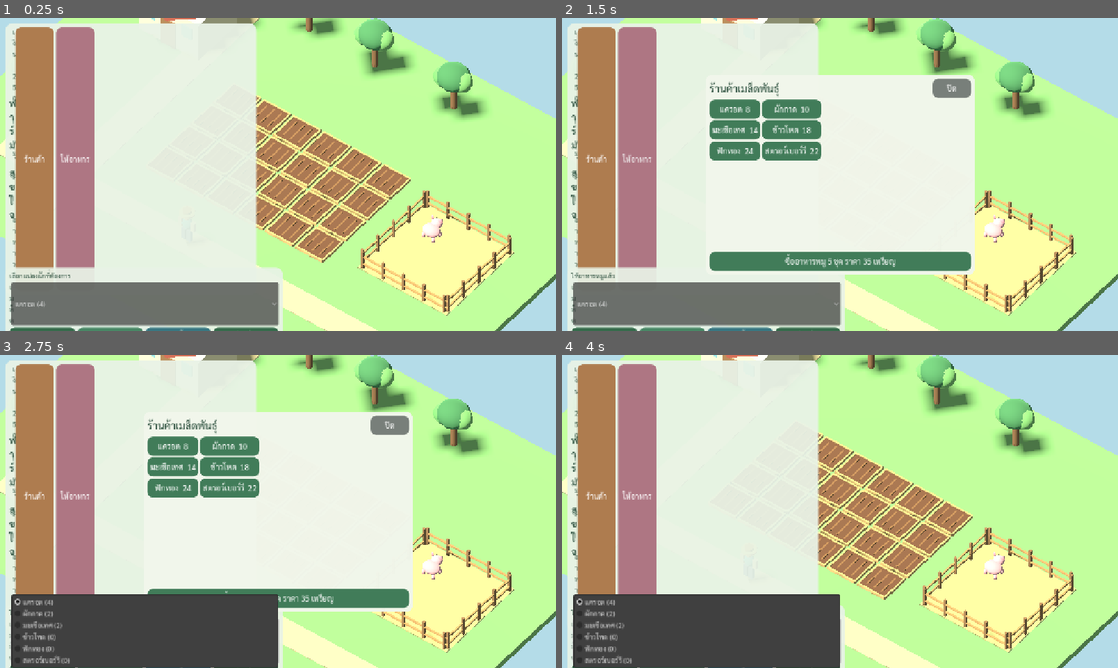
Above: before the commit, frames 1-4 (two rows, left to right).
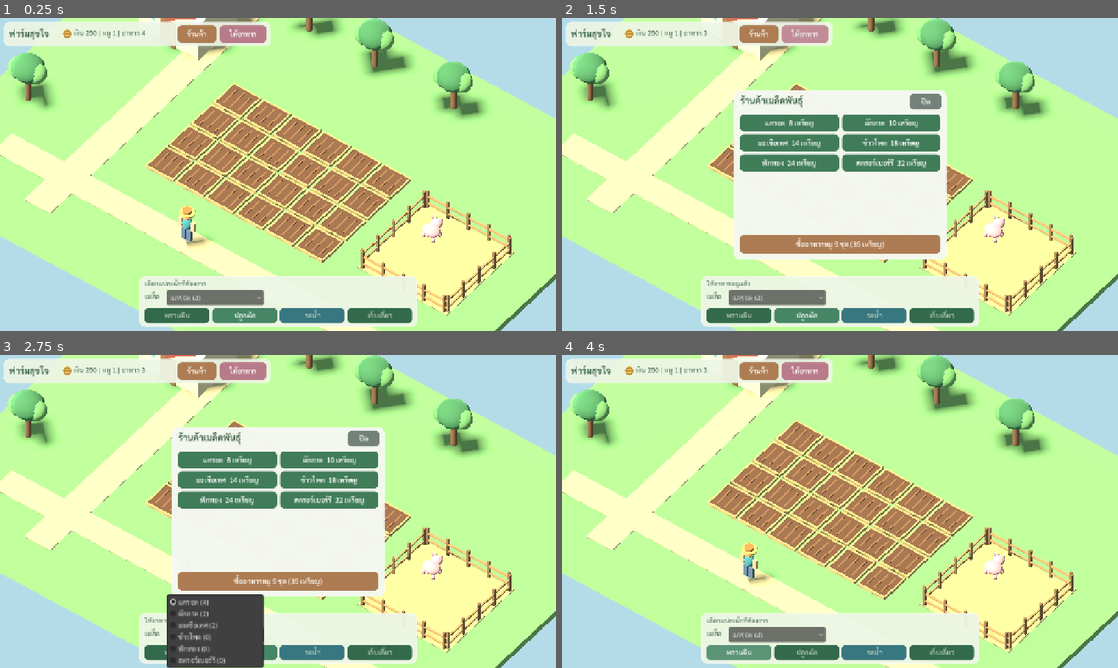
Above: after the commit, the same moments.

Repository: redfullmoon209-debug/happy-farm
Game: Godot game, scene res://scenes/Main.tscn
Same seed, same stepped clock (60 frames per second), same inputs: the game is played once before the commit and once after it.
Inputs (mouse positions are in pixels of both pictures, inside the frame that each line leads up to):
- Up to frame 1 (0.25 s): no input
- Up to frame 2 (1.5 s): click "ร้านค้า" at 0.5 s; click "ให้อาหาร" at 1.25 s
- Up to frame 3 (2.75 s): click "แครอต (4)" at 2 s
- Up to frame 4 (4 s): click "ปิด" at 2.75 s; click (739, 652) at 3.5 s, where only the run after the commit has a clickable "พรวนดิน"

The runs differ from the first frame. In frame 1, 47% of the frame differs, in the area x 0-75%, y 1-100%; in frame 2, 53%; in frame 3, 51%; in frame 4, 48%.

Commit message:
Make fixed-size responsive HUD and shop; prevent massive stretched UI panels

Diff:
--- a/scripts/Game.gd
+++ b/scripts/Game.gd
@@ -60,13 +60,22 @@
 var status_label: Label
 var money_label: Label
 var seed_select: OptionButton
-var shop_panel: PanelContainer
+var shop_panel: Panel
 var action_buttons: Dictionary = {}
 var run_button: Button
 var jump_button: Button
-var ui_top: PanelContainer
-var ui_bottom: PanelContainer
+var ui_top: Panel
+var ui_bottom: Panel
 var touch_controls: bool = false
+var title_label: Label
+var shop_button: Button
+var feed_button: Button
+var seed_caption: Label
+var shop_heading: Label
+var shop_close: Button
+var shop_feed: Button
+var shop_scroll: ScrollContainer
+var shop_grid: GridContainer
 var message: String = "เลือกเครื่องมือ แล้วแตะแปลงผัก"
 
 func _ready() -> void:
@@ -481,200 +490,210 @@
 func text_label(txt: String, font_size: int, color: Color = Color("#284c3a")) -> Label:
     var label: Label = Label.new()
     label.text = txt
-    label.add_theme_font_override("font",THAI)
-    label.add_theme_font_size_override("font_size",font_size)
-    label.add_theme_color_override("font_color",color)
-    label.autowrap_mode = TextServer.AUTOWRAP_WORD_SMART
+    label.add_theme_font_override("font", THAI)
+    label.add_theme_font_size_override("font_size", font_size)
+    label.add_theme_color_override("font_color", color)
+    label.autowrap_mode = TextServer.AUTOWRAP_OFF
+    label.clip_text = true
+    label.mouse_filter = Control.MOUSE_FILTER_IGNORE
     return label
 
-func btn(txt: String, callback: Callable, background: Color=Color("#417c59")) -> Button:
+func btn(txt: String, callback: Callable, background: Color = Color("#417c59")) -> Button:
     var b: Button = Button.new()
     b.text = txt
     b.focus_mode = Control.FOCUS_NONE
-    b.custom_minimum_size = Vector2(88,44)
-    b.add_theme_font_override("font",THAI)
-    b.add_theme_font_size_override("font_size",18)
-    b.add_theme_color_override("font_color",Color.WHITE)
+    b.custom_minimum_size = Vector2.ZERO
+    b.add_theme_font_override("font", THAI_BOLD)
+    b.add_theme_font_size_override("font_size", 16)
+    b.add_theme_color_override("font_color", Color.WHITE)
+    b.clip_text = true
     var style: StyleBoxFlat = StyleBoxFlat.new()
     style.bg_color = background
-    style.set_corner_radius_all(13)
-    style.set_content_margin_all(6)
-    b.add_theme_stylebox_override("normal",style)
-    b.add_theme_stylebox_override("hover",style)
-    b.add_theme_stylebox_override("pressed",style)
+    style.set_corner_radius_all(10)
+    style.set_content_margin_all(3)
+    b.add_theme_stylebox_override("normal", style)
+    var hover: StyleBoxFlat = style.duplicate()
+    hover.bg_color = background.lightened(0.12)
+    b.add_theme_stylebox_override("hover", hover)
+    var down: StyleBoxFlat = style.duplicate()
+    down.bg_color = background.darkened(0.13)
+    b.add_theme_stylebox_override("pressed", down)
+    b.add_theme_stylebox_override("focus", StyleBoxEmpty.new())
     b.pressed.connect(callback)
     return b
 
-func panel(color: Color) -> PanelContainer:
-    var p: PanelContainer = PanelContainer.new()
+func panel(color: Color) -> Panel:
+    # Panel (not PanelContainer) never enlarges itself to fit its children.
+    var p: Panel = Panel.new()
     var style: StyleBoxFlat = StyleBoxFlat.new()
     style.bg_color = color
-    style.set_corner_radius_all(16)
-    style.set_content_margin_all(9)
-    p.add_theme_stylebox_override("panel",style)
+    style.set_corner_radius_all(13)
+    style.set_content_margin_all(0)
+    style.border_width_left = 1
+    style.border_width_top = 1
+    style.border_width_right = 1
+    style.border_width_bottom = 1
+    style.border_color = Color(1.0, 1.0, 1.0, 0.36)
+    p.add_theme_stylebox_override("panel", style)
+    p.mouse_filter = Control.MOUSE_FILTER_IGNORE
     return p
+
+func set_box(node: Control, x: float, y: float, w: float, h: float) -> void:
+    node.set_anchors_preset(Control.PRESET_TOP_LEFT)
+    node.position = Vector2(x, y)
+    node.size = Vector2(w, h)
 
 func build_ui() -> void:
     touch_controls = DisplayServer.is_touchscreen_available() or OS.has_feature("web_android") or OS.has_feature("web_ios")
     var layer: CanvasLayer = CanvasLayer.new()
     layer.layer = 4
     add_child(layer)
+
     ui = Control.new()
     ui.set_anchors_and_offsets_preset(Control.PRESET_FULL_RECT)
     ui.mouse_filter = Control.MOUSE_FILTER_IGNORE
     layer.add_child(ui)
-    ui_top = panel(Color("#e8f2e6f0"))
-    ui_top.set_anchors_and_offsets_preset(Control.PRESET_TOP_LEFT)
-    ui_top.size_flags_horizontal = Control.SIZE_SHRINK_BEGIN
+
+    # Compact information card: fixed dimensions, never stretched by labels.
+    ui_top = panel(Color("#edf5e5ed"))
     ui.add_child(ui_top)
-    var row: HBoxContainer = HBoxContainer.new()
-    row.add_theme_constant_override("separation",6)
-    ui_top.add_child(row)
-    var title: Label = text_label("ฟาร์มสุขใจ",21)
-    title.add_theme_font_override("font",THAI_BOLD)
-    row.add_child(title)
-    money_label = text_label("",16)
-    row.add_child(money_label)
-    row.add_child(btn("ร้านค้า",show_shop,Color("#ae7c4f")))
-    row.add_child(btn("ให้อาหาร",give_feed,Color("#ae7683")))
-    ui_bottom = panel(Color("#e8f2e6ed"))
-    ui_bottom.set_anchors_and_offsets_preset(Control.PRESET_BOTTOM_LEFT)
-    ui_bottom.size_flags_horizontal = Control.SIZE_SHRINK_BEGIN
+    title_label = text_label("ฟาร์มสุขใจ", 20, Color("#315941"))
+    title_label.add_theme_font_override("font", THAI_BOLD)
+    ui_top.add_child(title_label)
+    var coin_icon: Control = ICON.new()
+    coin_icon.kind = "coin"
+    ui_top.add_child(coin_icon)
+    coin_icon.name = "CoinIcon"
+    money_label = text_label("", 16, Color("#375c49"))
+    ui_top.add_child(money_label)
+    shop_button = btn("ร้านค้า", show_shop, Color("#ad7c53"))
+    ui_top.add_child(shop_button)
+    feed_button = btn("ให้อาหาร", give_feed, Color("#b87b89"))
+    ui_top.add_child(feed_button)
+
+    # Floating toolbar: only 118px tall instead of covering the farm.
+    ui_bottom = panel(Color("#edf5e5f2"))
     ui.add_child(ui_bottom)
-    var controls: VBoxContainer = VBoxContainer.new()
-    controls.add_theme_constant_override("separation",5)
-    ui_bottom.add_child(controls)
-    status_label = text_label("",15)
-    controls.add_child(status_label)
-    var seed_row: HBoxContainer = HBoxContainer.new()
-    seed_row.add_child(text_label("เมล็ด",16))
-    controls.add_child(seed_row)
+    status_label = text_label("", 15, Color("#3f654b"))
+    ui_bottom.add_child(status_label)
+    seed_caption = text_label("เมล็ด", 16, Color("#365c44"))
+    ui_bottom.add_child(seed_caption)
     seed_select = OptionButton.new()
-    seed_select.size_flags_horizontal = Control.SIZE_EXPAND_FILL
-    seed_select.add_theme_font_override("font",THAI)
-    seed_select.add_theme_font_size_override("font_size",16)
-    seed_select.add_theme_font_override("font_selected", THAI)
-    seed_select.get_popup().add_theme_font_override("font",THAI)
-    seed_select.get_popup().add_theme_font_size_override("font_size",16)
+    seed_select.focus_mode = Control.FOCUS_NONE
+    seed_select.add_theme_font_override("font", THAI)
+    seed_select.add_theme_font_size_override("font_size", 16)
+    seed_select.get_popup().add_theme_font_override("font", THAI)
+    seed_select.get_popup().add_theme_font_size_override("font_size", 16)
+    seed_select.clip_text = true
     for i in range(CROPS.size()):
-        seed_select.add_item(str(CROPS[i]["name"]),i)
+        seed_select.add_item(str(CROPS[i]["name"]), i)
     seed_select.item_selected.connect(select_seed)
-    seed_row.add_child(seed_select)
-    var actions: GridContainer = GridContainer.new()
-    actions.columns = 4
-    actions.add_theme_constant_override("h_separation",5)
-    controls.add_child(actions)
+    ui_bottom.add_child(seed_select)
     for pair in [["till","พรวนดิน"],["plant","ปลูกผัก"],["water","รดน้ำ"],["harvest","เก็บเกี่ยว"]]:
-        var k: String = str(pair[0])
-        var button: Button = btn(str(pair[1]),pick_tool.bind(k),Color("#488765") if k!="water" else Color("#4d96af"))
-        button.size_flags_horizontal = Control.SIZE_EXPAND_FILL
-        actions.add_child(button)
-        action_buttons[k] = button
+        var key: String = str(pair[0])
+        var button: Button = btn(str(pair[1]), pick_tool.bind(key), Color("#468566") if key != "water" else Color("#4d95ac"))
+        ui_bottom.add_child(button)
+        action_buttons[key] = button
+
+    # Independent phone controls: gameplay remains visible in the middle.
     stick = JOYSTICK.new()
     ui.add_child(stick)
-    stick.set_anchors_and_offsets_preset(Control.PRESET_BOTTOM_LEFT)
     stick.visible = touch_controls
-    run_button = btn("วิ่ง",toggle_run,Color("#518d77"))
+    run_button = btn("วิ่ง", toggle_run, Color("#538b77"))
     ui.add_child(run_button)
-    run_button.set_anchors_and_offsets_preset(Control.PRESET_BOTTOM_RIGHT)
     run_button.visible = touch_controls
-    jump_button = btn("กระโดด",jump,Color("#cc9457"))
+    jump_button = btn("กระโดด", jump, Color("#ce9254"))
     ui.add_child(jump_button)
-    jump_button.set_anchors_and_offsets_preset(Control.PRESET_BOTTOM_RIGHT)
     jump_button.visible = touch_controls
-    shop_panel = panel(Color("#f1f6ebfa"))
-    shop_panel.set_anchors_and_offsets_preset(Control.PRESET_TOP_LEFT)
-    shop_panel.size_flags_horizontal = Control.SIZE_SHRINK_BEGIN
-    shop_panel.size_flags_vertical = Control.SIZE_SHRINK_BEGIN
+
+    # Shop is an explicitly sized popup; scrolling happens inside its bounds.
+    shop_panel = panel(Color("#f4f8effa"))
     ui.add_child(shop_panel)
     shop_panel.visible = false
-    var shop_body: VBoxContainer = VBoxContainer.new()
-    shop_panel.add_child(shop_body)
-    var shop_header: HBoxContainer = HBoxContainer.new()
-    shop_body.add_child(shop_header)
-    var shop_title: Label = text_label("ร้านค้าเมล็ดพันธุ์",24)
-    shop_title.size_flags_horizontal = Control.SIZE_EXPAND_FILL
-    shop_header.add_child(shop_title)
-    shop_header.add_child(btn("ปิด",show_shop,Color("#787f7a")))
-    var shop_scroll: ScrollContainer = ScrollContainer.new()
-    shop_scroll.size_flags_vertical = Control.SIZE_EXPAND_FILL
-    shop_body.add_child(shop_scroll)
-    var shop_grid: GridContainer = GridContainer.new()
+    shop_heading = text_label("ร้านค้าเมล็ดพันธุ์", 21, Color("#345841"))
+    shop_heading.add_theme_font_override("font", THAI_BOLD)
+    shop_panel.add_child(shop_heading)
+    shop_close = btn("ปิด", show_shop, Color("#73817a"))
+    shop_panel.add_child(shop_close)
+    shop_scroll = ScrollContainer.new()
+    shop_scroll.horizontal_scroll_mode = ScrollContainer.SCROLL_MODE_DISABLED
+    shop_panel.add_child(shop_scroll)
+    shop_grid = GridContainer.new()
     shop_grid.columns = 2
+    shop_grid.add_theme_constant_override("h_separation", 7)
+    shop_grid.add_theme_constant_override("v_separation", 7)
     shop_grid.size_flags_horizontal = Control.SIZE_EXPAND_FILL
     shop_scroll.add_child(shop_grid)
     for i in range(CROPS.size()):
-        shop_grid.add_child(btn("%s  %d" % [CROPS[i]["name"],CROPS[i]["price"]],buy_seed.bind(i)))
-    shop_body.add_child(btn("ซื้ออาหารหมู 5 ชุด ราคา 35 เหรียญ",buy_feed))
+        var buy: Button = btn("%s  %d เหรียญ" % [CROPS[i]["name"], CROPS[i]["price"]], buy_seed.bind(i))
+        buy.custom_minimum_size = Vector2(145, 39)
+        buy.size_flags_horizontal = Control.SIZE_EXPAND_FILL
+        shop_grid.add_child(buy)
+    shop_feed = btn("ซื้ออาหารหมู 5 ชุด (35 เหรียญ)", buy_feed, Color("#ad7c53"))
+    shop_panel.add_child(shop_feed)
+
     update_sizes()
     pick_tool("plant")
 
 func update_sizes() -> void:
     if ui_top == null:
         return
-    var s: Vector2 = get_viewport().get_visible_rect().size
-    var narrow: bool = s.x < 760.0
-
-    # Compact floating panels: no stretched anchors, no covering the world.
-    ui_top.anchor_left = 0.0
-    ui_top.anchor_right = 0.0
-    ui_top.anchor_top = 0.0
-    ui_top.anchor_bottom = 0.0
-    ui_top.offset_left = 12.0
-    ui_top.offset_top = 12.0
-    ui_top.offset_right = minf(s.x - 12.0, 590.0)
-    ui_top.offset_bottom = 74.0
-
-    ui_bottom.anchor_left = 0.0
-    ui_bottom.anchor_right = 0.0
-    ui_bottom.anchor_top = 1.0
-    ui_bottom.anchor_bottom = 1.0
-    ui_bottom.offset_left = 12.0 if not touch_controls else 174.0
-    ui_bottom.offset_right = minf(s.x - (12.0 if not touch_controls else 144.0), 650.0)
-    ui_bottom.offset_top = -147.0
-    ui_bottom.offset_bottom = -12.0
+    var viewport_size: Vector2 = get_viewport().get_visible_rect().size
+    var w: float = viewport_size.x
+    var h: float = viewport_size.y
+    var narrow: bool = w < 720.0
+    var top_width: float = minf(w - 16.0, 615.0)
+    var top_height: float = 91.0 if narrow else 57.0
+    set_box(ui_top, 8.0, 8.0, top_width, top_height)
+
     if narrow:
-        ui_bottom.offset_left = 8.0
-        ui_bottom.offset_right = s.x - 8.0
-        ui_bottom.offset_top = -332.0 if touch_controls else -165.0
-        ui_bottom.offset_bottom = -172.0 if touch_controls else -8.0
-        ui_top.offset_right = s.x - 12.0
-
-    stick.anchor_left = 0.0
-    stick.anchor_right = 0.0
-    stick.anchor_top = 1.0
-    stick.anchor_bottom = 1.0
-    stick.offset_left = 18.0
-    stick.offset_right = 162.0
-    stick.offset_top = -158.0
-    stick.offset_bottom = -14.0
-
-    run_button.anchor_left = 1.0
-    run_button.anchor_right = 1.0
-    run_button.anchor_top = 1.0
-    run_button.anchor_bottom = 1.0
-    run_button.offset_left = -135.0
-    run_button.offset_right = -14.0
-    run_button.offset_top = -152.0
-    run_button.offset_bottom = -88.0
-
-    jump_button.anchor_left = 1.0
-    jump_button.anchor_right = 1.0
-    jump_button.anchor_top = 1.0
-    jump_button.anchor_bottom = 1.0
-    jump_button.offset_left = -135.0
-    jump_button.offset_right = -14.0
-    jump_button.offset_top = -80.0
-    jump_button.offset_bottom = -14.0
-
-    shop_panel.anchor_left = 0.5
-    shop_panel.anchor_right = 0.5
-    shop_panel.anchor_top = 0.5
-    shop_panel.anchor_bottom = 0.5
-    shop_panel.offset_left = -minf(310.0, s.x * 0.46)
-    shop_panel.offset_right = minf(310.0, s.x * 0.46)
-    shop_panel.offset_top = -minf(230.0, s.y * 0.43)
-    shop_panel.offset_bottom = minf(230.0, s.y * 0.43)
+        set_box(title_label, 12, 5, 125, 31)
+        set_box(ui_top.get_node("CoinIcon"), 140, 8, 24, 24)
+        set_box(money_label, 167, 7, maxf(60.0, top_width-176.0), 29)
+        var small_button_w: float = (top_width-30.0)*0.5
+        set_box(shop_button, 10, 43, small_button_w, 39)
+        set_box(feed_button, 20+small_button_w, 43, small_button_w, 39)
+    else:
+        set_box(title_label, 12, 13, 119, 32)
+        set_box(ui_top.get_node("CoinIcon"), 134, 16, 24, 24)
+        set_box(money_label, 161, 14, 235, 32)
+        set_box(shop_button, 400, 8, 90, 40)
+        set_box(feed_button, 497, 8, 108, 40)
+
+    var tool_width: float = minf(640.0, maxf(310.0, w - 20.0))
+    var tool_height: float = 116.0
+    var tool_x: float = (w-tool_width)*0.5
+    var tool_y: float = h-tool_height-11.0
+    if touch_controls:
+        if w >= 870.0:
+            tool_width = minf(625.0, w-330.0)
+            tool_x = (w-tool_width)*0.5
+        else:
+            tool_width = maxf(285.0, w-18.0)
+            tool_x = (w-tool_width)*0.5
+            tool_y = h-tool_height-171.0
+    set_box(ui_bottom, tool_x, tool_y, tool_width, tool_height)
+    set_box(status_label, 13, 6, tool_width-26, 25)
+    set_box(seed_caption, 13, 35, 48, 31)
+    set_box(seed_select, 64, 33, minf(222.0, tool_width-80.0), 34)
+    var gap: float = 6.0
+    var button_w: float = (tool_width-24.0-3.0*gap)*0.25
+    var labels: Array[String] = ["till", "plant", "water", "harvest"]
+    for i in range(4):
+        set_box(action_buttons[labels[i]], 12.0+float(i)*(button_w+gap), 73.0, button_w, 35.0)
+
+    set_box(stick, 18, h-158, 144, 144)
+    set_box(run_button, w-139, h-151, 123, 62)
+    set_box(jump_button, w-139, h-82, 123, 64)
+
+    var shop_w: float = minf(w-24.0, 490.0)
+    var shop_h: float = minf(h-24.0, 390.0)
+    set_box(shop_panel, (w-shop_w)*0.5, (h-shop_h)*0.5, shop_w, shop_h)
+    set_box(shop_heading, 15, 10, shop_w-105, 33)
+    set_box(shop_close, shop_w-85, 8, 73, 37)
+    set_box(shop_scroll, 14, 56, shop_w-28, maxf(90.0, shop_h-125.0))
+    set_box(shop_feed, 14, shop_h-57, shop_w-28, 43)
+    shop_grid.columns = 1 if w < 440.0 else 2
     update_camera()
 
 func point_on_ui(pos: Vector2) -> bool:
